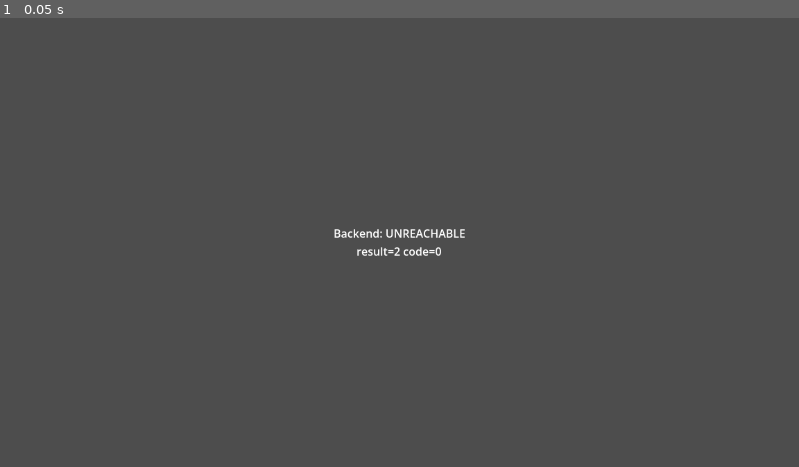
Above: before the commit, frame 1.
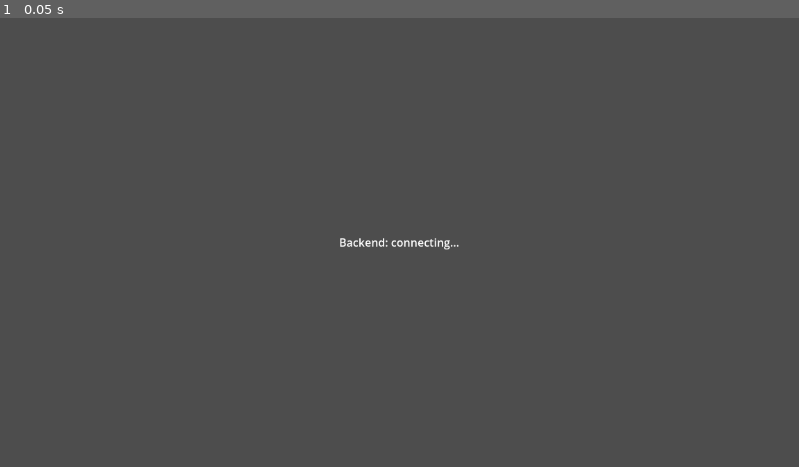
Above: after the commit, the same moment.

Repository: vincentdavis/gotta-bike-fast
Game: Godot game, scene res://scenes/main.tscn
Two runs of this game, one before a commit and one after it. Both use one fixed random seed, a clock stepped at 60 frames per second and the inputs below.
Inputs:
- Up to frame 1 (0.05 s): no input

The runs differ from the first frame. In frame 1, 0.4% of the frame differs, in the area x 41-59%, y 46-54%.

Commit message:
Phase 1 ride scene + hierarchical physics config
3D ride scene (programmatic ground/sun/rider/camera), HUD overlay,
keyboard power input (Up/Down adjust, Space coast, Esc finish), and
full ride lifecycle talking to the FastAPI backend on port 8001.

Physics in GDScript mirrors the backend equipment model: six new spec
classes (RiderProfile, BikeSpec, WheelsSpec, TiresSpec, RideSettings)
aggregated by PhysicsKit — replaces the flat RiderParams. ApiClient
gains the full CRUD set (riders, courses, rides, samples, finish).

Co-Authored-By: Claude Opus 4.7 (1M context) <noreply@anthropic.com>

Diff:
--- /dev/null
+++ b/scenes/hud.tscn
@@ -0,0 +1,41 @@
+[gd_scene format=3 load_steps=2]
+
+[ext_resource type="Script" path="res://scripts/ui/hud.gd" id="1_hud"]
+
+[node name="HUD" type="CanvasLayer"]
+script = ExtResource("1_hud")
+
+[node name="VBox" type="VBoxContainer" parent="."]
+offset_left = 20.0
+offset_top = 20.0
+offset_right = 420.0
+offset_bottom = 260.0
+theme_override_constants/separation = 4
+
+[node name="PowerLabel" type="Label" parent="VBox"]
+text = "Power: 0 W"
+theme_override_font_sizes/font_size = 24
+
+[node name="SpeedLabel" type="Label" parent="VBox"]
+text = "Speed: 0.0 km/h"
+theme_override_font_sizes/font_size = 24
+
+[node name="DistanceLabel" type="Label" parent="VBox"]
+text = "Distance: 0 m"
+theme_override_font_sizes/font_size = 24
+
+[node name="TimeLabel" type="Label" parent="VBox"]
+text = "Time: 0:00"
+theme_override_font_sizes/font_size = 24
+
+[node name="CourseLabel" type="Label" parent="VBox"]
+text = ""
+theme_override_font_sizes/font_size = 18
+
+[node name="HintLabel" type="Label" parent="VBox"]
+text = "↑/↓ power · Space coast · Esc finish"
+theme_override_font_sizes/font_size = 16
+
+[node name="StatusLabel" type="Label" parent="VBox"]
+text = ""
+theme_override_font_sizes/font_size = 18
--- /dev/null
+++ b/scenes/ride.tscn
@@ -0,0 +1,6 @@
+[gd_scene format=3 load_steps=2]
+
+[ext_resource type="Script" path="res://scripts/world/ride_controller.gd" id="1_ride"]
+
+[node name="Ride" type="Node3D"]
+script = ExtResource("1_ride")
--- a/scripts/main.gd
+++ b/scripts/main.gd
@@ -10,6 +10,8 @@
 
 func _on_healthz(ok: bool, body: String) -> void:
 	if ok:
-		status_label.text = "Backend: OK\n%s" % body
+		status_label.text = "Backend: OK\nStarting ride…"
+		await get_tree().create_timer(0.8).timeout
+		get_tree().change_scene_to_file("res://scenes/ride.tscn")
 	else:
-		status_label.text = "Backend: UNREACHABLE\n%s" % body
+		status_label.text = "Backend: UNREACHABLE\n%s\n\nIs uvicorn running?" % body
--- a/scripts/network/api_client.gd
+++ b/scripts/network/api_client.gd
@@ -2,40 +2,132 @@
 
 signal healthz_received(ok: bool, body: String)
 
-const DEFAULT_BASE_URL := "http://127.0.0.1:8000"
+const DEFAULT_BASE_URL := "http://127.0.0.1:8001"
 
 var base_url: String = DEFAULT_BASE_URL
 
-var _http: HTTPRequest
-
 
 func _ready() -> void:
-	_http = HTTPRequest.new()
-	add_child(_http)
 	ping()
 
 
+# --- Public API ---
+
 func ping() -> void:
-	_http.request_completed.connect(_on_ping_completed, CONNECT_ONE_SHOT)
-	var err := _http.request(base_url + "/healthz")
-	if err != OK:
-		push_warning("ApiClient: failed to send /healthz request, err=%s" % err)
-		healthz_received.emit(false, "request error %s" % err)
+	var result: Dictionary = await _do_request("GET", "/healthz", null)
+	if result["ok"]:
+		healthz_received.emit(true, result["body_text"])
+	else:
+		healthz_received.emit(false, "code=%s" % result["response_code"])
 
 
-func _on_ping_completed(
-	result: int,
-	response_code: int,
-	_headers: PackedStringArray,
-	body: PackedByteArray,
-) -> void:
-	var text := body.get_string_from_utf8()
-	if result != HTTPRequest.RESULT_SUCCESS or response_code != 200:
+func list_courses() -> Array:
+	var result: Dictionary = await _do_request("GET", "/v1/courses", null)
+	if result["ok"] and result["json"] is Array:
+		return result["json"]
+	return []
+
+
+func get_course(course_id: String) -> Dictionary:
+	var result: Dictionary = await _do_request("GET", "/v1/courses/" + course_id, null)
+	if result["ok"] and result["json"] is Dictionary:
+		return result["json"]
+	return {}
+
+
+func create_rider(
+	display_name: String, weight_kg: float, height_m: float, ftp_w: int
+) -> Dictionary:
+	var result: Dictionary = await _do_request(
+		"POST",
+		"/v1/riders",
+		{
+			"display_name": display_name,
+			"weight_kg": weight_kg,
+			"height_m": height_m,
+			"ftp_w": ftp_w,
+		},
+	)
+	if result["ok"] and result["json"] is Dictionary:
+		return result["json"]
+	return {}
+
+
+func start_ride(rider_id: String, course_id: String) -> Dictionary:
+	var result: Dictionary = await _do_request(
+		"POST",
+		"/v1/rides",
+		{"rider_id": rider_id, "course_id": course_id},
+	)
+	if result["ok"] and result["json"] is Dictionary:
+		return result["json"]
+	return {}
+
+
+func post_samples(ride_id: String, samples: Array) -> bool:
+	var result: Dictionary = await _do_request(
+		"POST", "/v1/rides/%s/samples" % ride_id, {"samples": samples}
+	)
+	return result["ok"]
+
+
+func finish_ride(ride_id: String) -> Dictionary:
+	var result: Dictionary = await _do_request("POST", "/v1/rides/%s/finish" % ride_id, null)
+	if result["ok"] and result["json"] is Dictionary:
+		return result["json"]
+	return {}
+
+
+# --- Internal ---
+
+func _do_request(method: String, path: String, body) -> Dictionary:
+	var http := HTTPRequest.new()
+	add_child(http)
+
+	var headers := PackedStringArray()
+	var body_str := ""
+	if body != null:
+		headers.append("Content-Type: application/json")
+		body_str = JSON.stringify(body)
+
+	var http_method: int = HTTPClient.METHOD_GET
+	match method:
+		"POST":
+			http_method = HTTPClient.METHOD_POST
+		"PUT":
+			http_method = HTTPClient.METHOD_PUT
+		"PATCH":
+			http_method = HTTPClient.METHOD_PATCH
+		"DELETE":
+			http_method = HTTPClient.METHOD_DELETE
+
+	var err := http.request(base_url + path, headers, http_method, body_str)
+	if err != OK:
+		push_error("ApiClient: %s %s dispatch failed err=%s" % [method, path, err])
+		http.queue_free()
+		return {"ok": false, "response_code": 0, "body_text": "", "json": null}
+
+	var result: Array = await http.request_completed
+	http.queue_free()
+
+	var transport_result: int = result[0]
+	var response_code: int = result[1]
+	var body_bytes: PackedByteArray = result[3]
+	var body_text := body_bytes.get_string_from_utf8()
+
+	var ok: bool = (
+		transport_result == HTTPRequest.RESULT_SUCCESS
+		and response_code >= 200
+		and response_code < 300
+	)
+	if not ok:
 		push_warning(
-			"ApiClient: /healthz failed result=%s code=%s body=%s"
-			% [result, response_code, text]
+			"ApiClient: %s %s failed result=%s code=%s body=%s"
+			% [method, path, transport_result, response_code, body_text]
 		)
-		healthz_received.emit(false, "result=%s code=%s" % [result, response_code])
-		return
-	print("[ApiClient] /healthz %s -> %s" % [response_code, text])
-	healthz_received.emit(true, text)
+
+	var json: Variant = null
+	if not body_text.is_empty():
+		json = JSON.parse_string(body_text)
+
+	return {"ok": ok, "response_code": response_code, "body_text": body_text, "json": json}
--- /dev/null
+++ b/scripts/physics/bike_spec.gd
@@ -0,0 +1,7 @@
+class_name BikeSpec
+extends RefCounted
+
+# Mirrors gbf.physics.equipment.BikeSpec.
+
+var mass_kg: float = 5.0
+var cda_m2: float = 0.04
--- /dev/null
+++ b/scripts/physics/cycling.gd
@@ -0,0 +1,37 @@
+class_name CyclingPhysics
+extends RefCounted
+
+# Port of src/gbf/physics/cycling.py — both implementations must produce
+# the same outputs for the same inputs. See the Python module for the
+# force model derivation. PhysicsKit aggregates rider/bike/wheels/tires/
+# settings into the inputs used here.
+
+const STANDSTILL_V_MPS := 0.5
+
+
+static func step_velocity(
+	power_w: float,
+	velocity_mps: float,
+	gradient: float,
+	kit: PhysicsKit,
+	dt_s: float,
+) -> float:
+	if dt_s <= 0.0:
+		return velocity_mps
+
+	var m: float = kit.total_mass_kg()
+	var cda: float = kit.total_cda_m2()
+	var crr: float = kit.effective_crr()
+	var g: float = kit.settings.gravity_mps2
+	var rho: float = kit.settings.air_density_kgpm3
+
+	var v_for_drive: float = max(velocity_mps, STANDSTILL_V_MPS)
+	var f_drive: float = power_w / v_for_drive
+
+	var f_gravity: float = m * g * gradient
+	var f_rolling: float = m * g * crr
+	var f_aero: float = 0.5 * rho * cda * velocity_mps * velocity_mps
+
+	var f_net: float = f_drive - f_gravity - f_rolling - f_aero
+	var new_v: float = velocity_mps + (f_net / m) * dt_s
+	return max(new_v, 0.0)
--- /dev/null
+++ b/scripts/physics/physics_kit.gd
@@ -0,0 +1,40 @@
+class_name PhysicsKit
+extends RefCounted
+
+# Bundle of all five physics config groups plus aggregation helpers.
+# Mirrors gbf.physics.equipment.PhysicsKit.
+
+const RIDER_CDA_BASE := 0.30
+const RIDER_CDA_MASS_REF_KG := 75.0
+const RIDER_CDA_HEIGHT_REF_M := 1.75
+const RIDER_CDA_MASS_EXP := 0.425
+const RIDER_CDA_HEIGHT_EXP := 0.725
+
+var rider: RiderProfile = RiderProfile.new()
+var bike: BikeSpec = BikeSpec.new()
+var wheels: WheelsSpec = WheelsSpec.new()
+var tires: TiresSpec = TiresSpec.new()
+var settings: RideSettings = RideSettings.new()
+
+
+func total_mass_kg() -> float:
+	return rider.mass_kg + bike.mass_kg + wheels.mass_kg + tires.mass_kg
+
+
+func rider_cda() -> float:
+	var mass_term: float = pow(rider.mass_kg / RIDER_CDA_MASS_REF_KG, RIDER_CDA_MASS_EXP)
+	var height_term: float = pow(rider.height_m / RIDER_CDA_HEIGHT_REF_M, RIDER_CDA_HEIGHT_EXP)
+	return RIDER_CDA_BASE * mass_term * height_term * rider.cda_factor
+
+
+func total_cda_m2() -> float:
+	return (
+		rider_cda() * settings.rider_cda_factor
+		+ bike.cda_m2
+		+ wheels.cda_m2
+		+ tires.cda_m2
+	)
+
+
+func effective_crr() -> float:
+	return tires.crr * settings.surface_rolling_factor
--- /dev/null
+++ b/scripts/physics/ride_settings.gd
@@ -0,0 +1,11 @@
+class_name RideSettings
+extends RefCounted
+
+# Mirrors gbf.physics.equipment.RideSettings — applies to every rider in
+# the session.
+
+var draft_strength_factor: float = 1.0
+var surface_rolling_factor: float = 1.0
+var air_density_kgpm3: float = 1.225
+var gravity_mps2: float = 9.81
+var rider_cda_factor: float = 1.0  # global multiplier on every rider's CdA
--- /dev/null
+++ b/scripts/physics/rider_profile.gd
@@ -0,0 +1,8 @@
+class_name RiderProfile
+extends RefCounted
+
+# Mirrors gbf.physics.equipment.RiderProfile.
+
+var mass_kg: float = 75.0
+var height_m: float = 1.75
+var cda_factor: float = 1.0  # per-rider aero tuning (position)
--- /dev/null
+++ b/scripts/physics/tires_spec.gd
@@ -0,0 +1,10 @@
+class_name TiresSpec
+extends RefCounted
+
+# Mirrors gbf.physics.equipment.TiresSpec.
+
+var mass_kg: float = 0.5  # both tires combined
+var crr: float = 0.005
+var size_mm: int = 25
+var tread_type: String = "slick"  # "slick" | "file" | "knobby"
+var cda_m2: float = 0.01
--- /dev/null
+++ b/scripts/physics/wheels_spec.gd
@@ -0,0 +1,7 @@
+class_name WheelsSpec
+extends RefCounted
+
+# Mirrors gbf.physics.equipment.WheelsSpec.
+
+var mass_kg: float = 1.6  # both wheels combined
+var cda_m2: float = 0.025
--- /dev/null
+++ b/scripts/ui/hud.gd
@@ -0,0 +1,38 @@
+extends CanvasLayer
+
+@onready var power_label: Label = $VBox/PowerLabel
+@onready var speed_label: Label = $VBox/SpeedLabel
+@onready var distance_label: Label = $VBox/DistanceLabel
+@onready var time_label: Label = $VBox/TimeLabel
+@onready var course_label: Label = $VBox/CourseLabel
+@onready var status_label: Label = $VBox/StatusLabel
+
+
+func set_power(w: float) -> void:
+	power_label.text = "Power: %d W" % int(round(w))
+
+
+func set_speed(mps: float) -> void:
+	speed_label.text = "Speed: %.1f km/h" % (mps * 3.6)
+
+
+func set_distance(m: float) -> void:
+	if m >= 1000.0:
+		distance_label.text = "Distance: %.2f km" % (m / 1000.0)
+	else:
+		distance_label.text = "Distance: %d m" % int(m)
+
+
+func set_elapsed(s: float) -> void:
+	var total: int = int(s)
+	var minutes: int = total / 60
+	var seconds: int = total % 60
+	time_label.text = "Time: %d:%02d" % [minutes, seconds]
+
+
+func set_course(name: String, length_m: float) -> void:
+	course_label.text = "%s · %.1f km" % [name, length_m / 1000.0]
+
+
+func set_status(text: String) -> void:
+	status_label.text = text
--- /dev/null
+++ b/scripts/world/ride_controller.gd
@@ -0,0 +1,280 @@
+extends Node3D
+
+# Phase 1 ride controller — builds the world, fetches a course, drives
+# physics-based rider movement, batches samples to the backend, finishes
+# the ride on Esc.
+
+const HUD_SCENE := preload("res://scenes/hud.tscn")
+
+const POWER_RATE_WPS := 80.0
+const MAX_POWER_W := 1000.0
+const STARTING_POWER_W := 100.0
+const SAMPLE_HZ := 4.0
+const SAMPLE_FLUSH_S := 5.0
+
+var rider_node: Node3D
+var camera: Camera3D
+var hud: CanvasLayer
+
+var kit: PhysicsKit = PhysicsKit.new()
+var rider_id: String = ""
+var current_ride_id: String = ""
+var current_course: Dictionary = {}
+
+var is_riding: bool = false
+var _finishing: bool = false
+var target_power_w: float = STARTING_POWER_W
+var velocity_mps: float = 0.0
+var distance_m: float = 0.0
+var elapsed_s: float = 0.0
+
+var _samples_buffer: Array = []
+var _sample_accum_s: float = 0.0
+var _flush_accum_s: float = 0.0
+
+
+func _ready() -> void:
+	_setup_environment()
+	_setup_ground()
+	_setup_sun()
+	_setup_rider()
+	_setup_camera()
+	_setup_hud()
+	_start_session()
+
+
+# --- World construction ---
+
+func _setup_environment() -> void:
+	var env := Environment.new()
+	env.background_mode = Environment.BG_SKY
+	var sky := Sky.new()
+	sky.sky_material = ProceduralSkyMaterial.new()
+	env.sky = sky
+	env.ambient_light_source = Environment.AMBIENT_SOURCE_SKY
+	env.tonemap_mode = Environment.TONE_MAPPER_FILMIC
+	var world_env := WorldEnvironment.new()
+	world_env.environment = env
+	add_child(world_env)
+
+
+func _setup_ground() -> void:
+	var ground := MeshInstance3D.new()
+	var mesh := PlaneMesh.new()
+	mesh.size = Vector2(4000, 4000)
+	ground.mesh = mesh
+	var mat := StandardMaterial3D.new()
+	mat.albedo_color = Color(0.35, 0.55, 0.28)
+	mat.roughness = 1.0
+	ground.material_override = mat
+	add_child(ground)
+
+
+func _setup_sun() -> void:
+	var sun := DirectionalLight3D.new()
+	sun.shadow_enabled = true
+	sun.rotation_degrees = Vector3(-55, -35, 0)
+	sun.light_energy = 1.2
+	add_child(sun)
+
+
+func _setup_rider() -> void:
+	rider_node = Node3D.new()
+	rider_node.name = "Rider"
+	add_child(rider_node)
+
+	var mesh := MeshInstance3D.new()
+	var capsule := CapsuleMesh.new()
+	capsule.radius = 0.3
+	capsule.height = 1.7
+	mesh.mesh = capsule
+	mesh.position = Vector3(0.0, 0.85, 0.0)
+	var mat := StandardMaterial3D.new()
+	mat.albedo_color = Color(0.85, 0.2, 0.15)
+	mesh.material_override = mat
+	rider_node.add_child(mesh)
+
+
+func _setup_camera() -> void:
+	camera = Camera3D.new()
+	camera.position = Vector3(0.0, 2.0, 5.0)
+	camera.rotation_degrees = Vector3(-12.0, 0.0, 0.0)
+	rider_node.add_child(camera)
+
+
+func _setup_hud() -> void:
+	hud = HUD_SCENE.instantiate()
+	add_child(hud)
+
+
+# --- Session startup ---
+
+func _start_session() -> void:
+	hud.set_status("Creating rider…")
+	var rider: Dictionary = await ApiClient.create_rider(
+		"Anonymous", kit.rider.mass_kg, kit.rider.height_m, 200
+	)
+	if rider.is_empty():
+		hud.set_status("Failed to create rider")
+		return
+	rider_id = str(rider["id"])
+
+	hud.set_status("Loading courses…")
+	var courses: Array = await ApiClient.list_courses()
+	if courses.is_empty():
+		hud.set_status("No courses available")
+		return
+
+	var first: Dictionary = courses[0]
+	hud.set_status("Loading %s…" % first["name"])
+	var detail: Dictionary = await ApiClient.get_course(str(first["id"]))
+	if detail.is_empty():
+		hud.set_status("Failed to load course")
+		return
+
+	current_course = detail
+	hud.set_course(detail["name"], float(detail["length_m"]))
+
+	hud.set_status("Starting ride…")
+	var ride: Dictionary = await ApiClient.start_ride(rider_id, str(detail["id"]))
+	if ride.is_empty():
+		hud.set_status("Failed to start ride")
+		return
+
+	current_ride_id = str(ride["id"])
+	target_power_w = STARTING_POWER_W
+	is_riding = true
+	hud.set_status("Go!")
+
+	await get_tree().create_timer(1.5).timeout
+	if is_riding:
+		hud.set_status("")
+
+
+# --- Input ---
+
+func _input(event: InputEvent) -> void:
+	if not is_riding:
+		return
+	if event is InputEventKey and event.pressed:
+		if event.keycode == KEY_SPACE:
+			target_power_w = 0.0
+		elif event.keycode == KEY_ESCAPE:
+			_finish_ride()
+
+
+func _process(delta: float) -> void:
+	if not is_riding:
+		return
+	if Input.is_key_pressed(KEY_UP):
+		target_power_w = min(target_power_w + POWER_RATE_WPS * delta, MAX_POWER_W)
+	if Input.is_key_pressed(KEY_DOWN):
+		target_power_w = max(target_power_w - POWER_RATE_WPS * delta, 0.0)
+
+
+# --- Physics tick ---
+
+func _physics_process(delta: float) -> void:
+	if not is_riding:
+		return
+
+	var gradient := _gradient_at_distance(distance_m)
+	velocity_mps = CyclingPhysics.step_velocity(
+		target_power_w, velocity_mps, gradient, kit, delta
+	)
+	distance_m += velocity_mps * delta
+	elapsed_s += delta
+
+	rider_node.position.z = -distance_m
+
+	_sample_accum_s += delta
+	var sample_dt := 1.0 / SAMPLE_HZ
+	if _sample_accum_s >= sample_dt:
+		_sample_accum_s -= sample_dt
+		_samples_buffer.append(
+			{
+				"t_offset_ms": int(elapsed_s * 1000.0),
+				"distance_m": distance_m,
+				"speed_mps": velocity_mps,
+				"power_w": target_power_w,
+			}
+		)
+
+	_flush_accum_s += delta
+	if _flush_accum_s >= SAMPLE_FLUSH_S and not _samples_buffer.is_empty():
+		_flush_accum_s = 0.0
+		_flush_samples()
+
+	hud.set_power(target_power_w)
+	hud.set_speed(velocity_mps)
+	hud.set_distance(distance_m)
+	hud.set_elapsed(elapsed_s)
+
+
+# --- Course profile lookup (gradient at distance, looping) ---
+
+func _gradient_at_distance(d: float) -> float:
+	if current_course.is_empty():
+		return 0.0
+	var profile: Array = current_course["elevation_profile"]
+	if profile.size() < 2:
+		return 0.0
+
+	var length := float(current_course["length_m"])
+	if length > 0.0:
+		d = fposmod(d, length)
+
+	for i in range(profile.size() - 1):
+		var p0: Dictionary = profile[i]
+		var p1: Dictionary = profile[i + 1]
+		var d0 := float(p0["distance_m"])
+		var d1 := float(p1["distance_m"])
+		if d >= d0 and d <= d1:
+			if d1 <= d0:
+				return float(p0["gradient"])
+			var t := (d - d0) / (d1 - d0)
+			return lerp(float(p0["gradient"]), float(p1["gradient"]), t)
+	return 0.0
+
+
+# --- Sample flush + finish ---
+
+func _flush_samples() -> void:
+	if _samples_buffer.is_empty():
+		return
+	var to_send := _samples_buffer.duplicate()
+	_samples_buffer.clear()
+	var ok: bool = await ApiClient.post_samples(current_ride_id, to_send)
+	if not ok:
+		_samples_buffer = to_send + _samples_buffer
+		push_warning("Sample flush failed, re-buffering %d samples" % to_send.size())
+
+
+func _finish_ride() -> void:
+	if _finishing:
+		return
+	_finishing = true
+	is_riding = false
+	hud.set_status("Finishing ride…")
+
+	if not _samples_buffer.is_empty():
+		var ok: bool = await ApiClient.post_samples(current_ride_id, _samples_buffer)
+		if not ok:
+			push_warning("Failed to post final samples")
+		_samples_buffer.clear()
+
+	var result: Dictionary = await ApiClient.finish_ride(current_ride_id)
+	if result.is_empty():
+		hud.set_status("Finish failed")
+		return
+
+	var dist_km := float(result.get("total_distance_m", 0.0)) / 1000.0
+	var time_s := float(result.get("total_duration_s", 0.0))
+	var avg_w := int(round(float(result.get("avg_power_w", 0.0))))
+	var max_w := int(round(float(result.get("max_power_w", 0.0))))
+	hud.set_status(
+		(
+			"Done · %.2f km · %d:%02d · avg %d W · max %d W"
+			% [dist_km, int(time_s) / 60, int(time_s) % 60, avg_w, max_w]
+		)
+	)
Not shown, added: scripts/physics/bike_spec.gd.uid
Not shown, added: scripts/physics/cycling.gd.uid
Not shown, added: scripts/physics/physics_kit.gd.uid
Not shown, added: scripts/physics/ride_settings.gd.uid
Not shown, added: scripts/physics/rider_profile.gd.uid
Not shown, added: scripts/physics/tires_spec.gd.uid
Not shown, added: scripts/physics/wheels_spec.gd.uid
Not shown, added: scripts/ui/hud.gd.uid
Not shown, added: scripts/world/ride_controller.gd.uid
